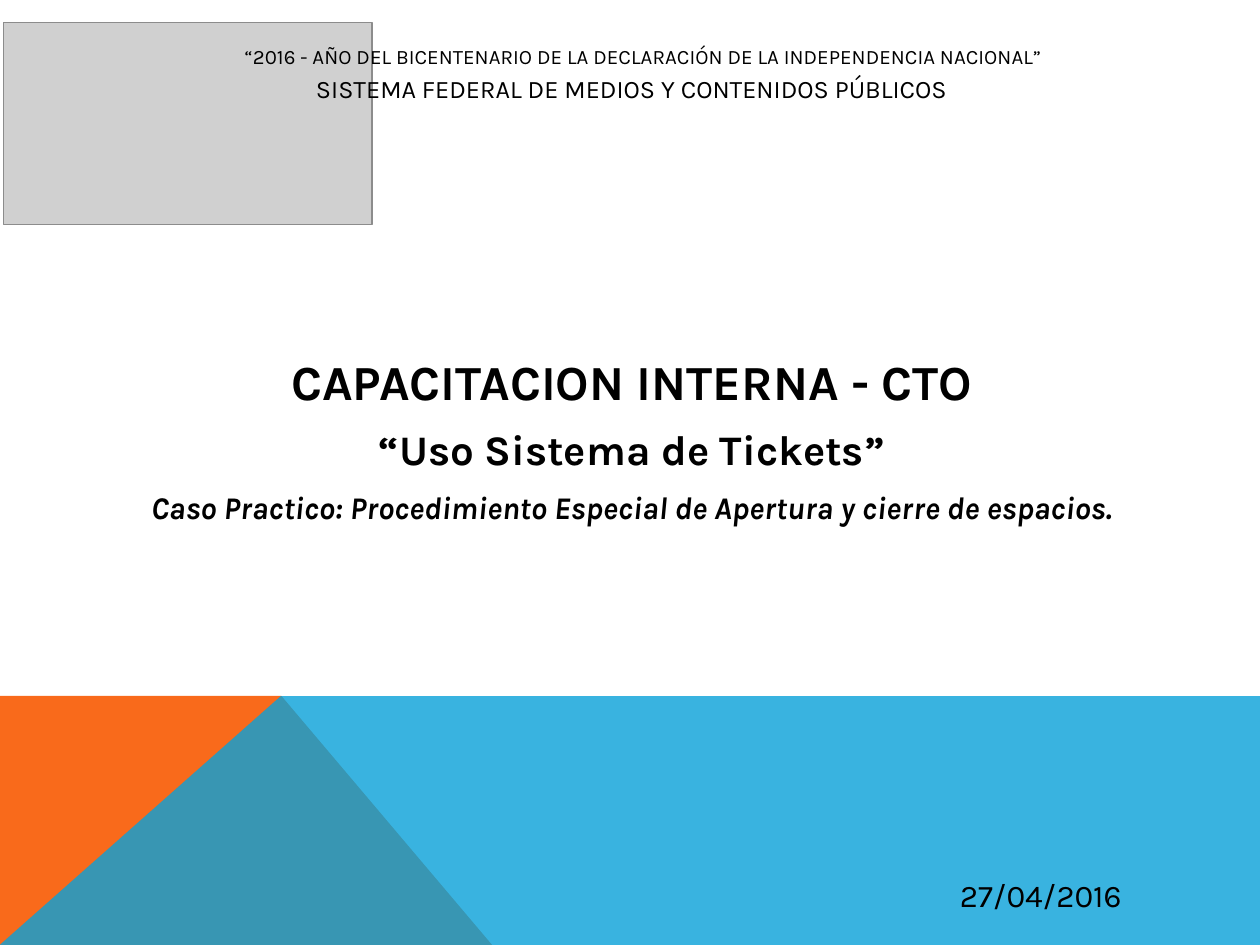
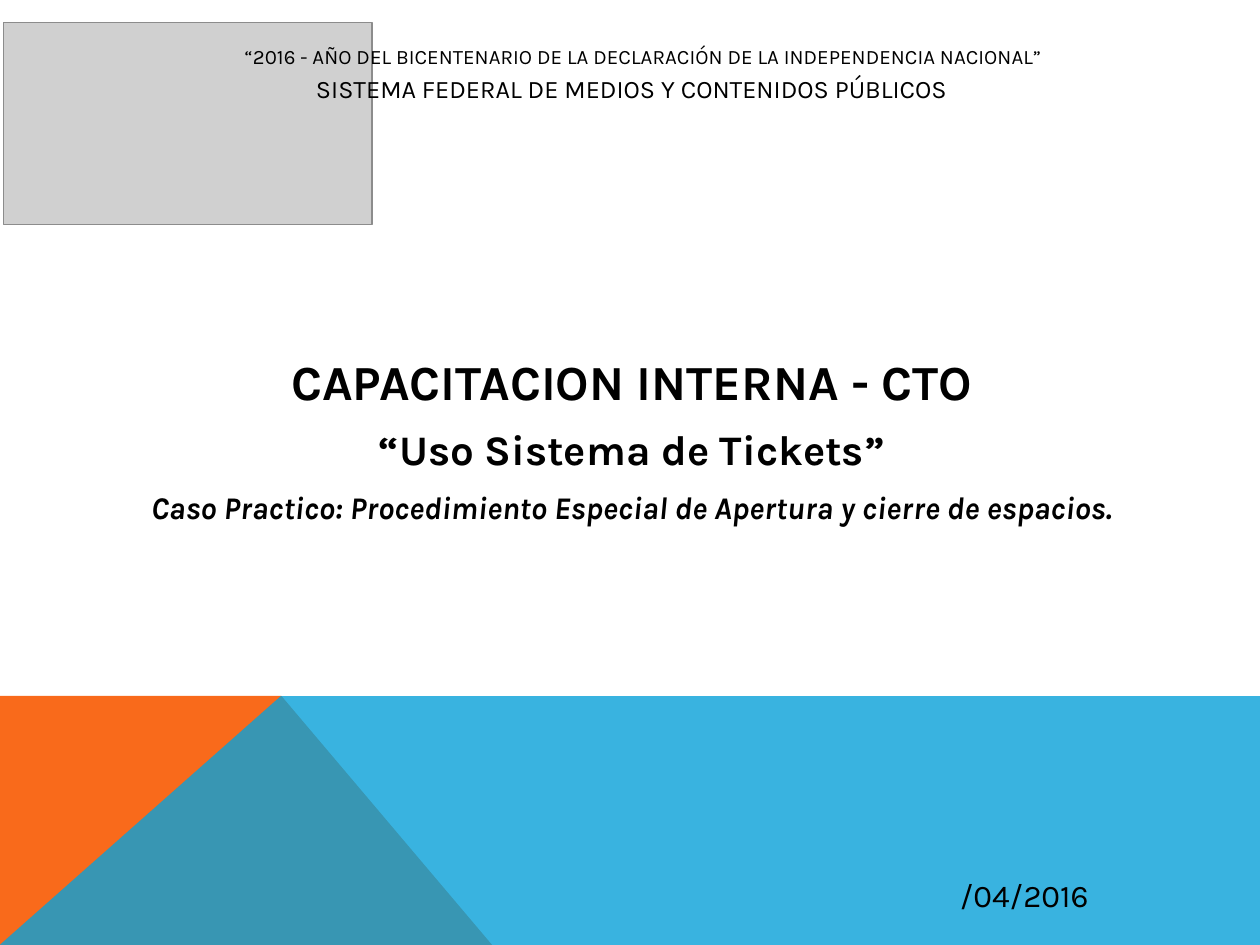
Before and after one commit to jsrxar/dge, a slide deck: slide 1 of 2-calidad/4-capacitaciones/Capacitaciones/CTO - Capacitacion Sistema de Tickets (Apertura Espacios).pptx. Drawn at 1260x945 pixels with LibreOffice and Linux fonts; fonts in the diff are those of the drawing; grey boxes stand for pictures. Boxes give left, top, right and bottom in pixels: in the first picture for what was removed or moved away, otherwise in the second. Text is boxed around its words. In the diff, an @@ line names an element or a change of style, - is before the commit and + after.

```diff
--- a/2-calidad/4-capacitaciones/Capacitaciones/CTO - Capacitacion Sistema de Tickets (Apertura Espacios).pptx
+++ b/2-calidad/4-capacitaciones/Capacitaciones/CTO - Capacitacion Sistema de Tickets (Apertura Espacios).pptx
@@ text at [960, 884, 1089, 910]: text changed @@
-27/04/2016
+/04/2016
```
Also in this commit, not shown: 1 other slide changed, 4 other files.
